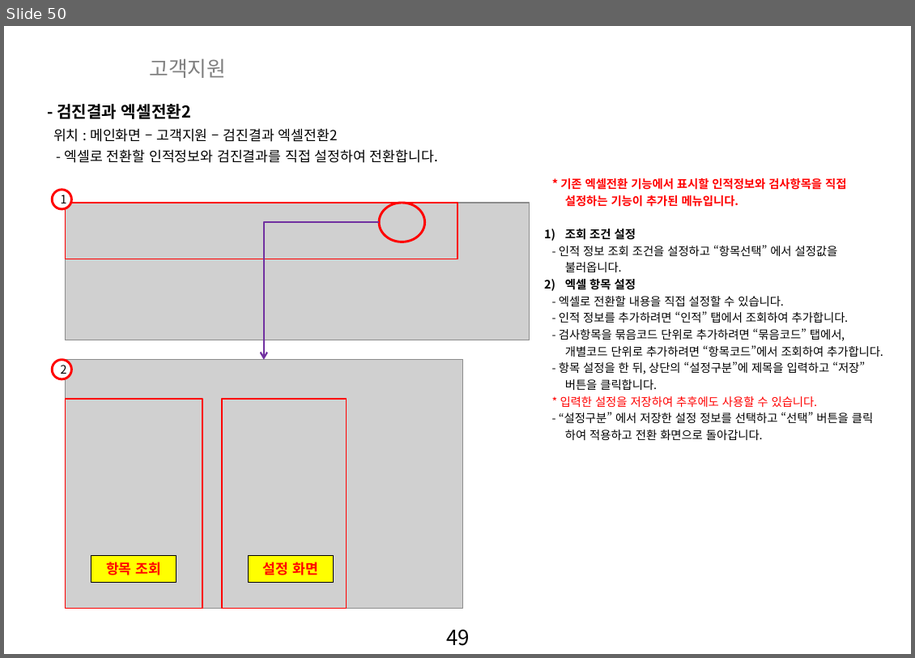
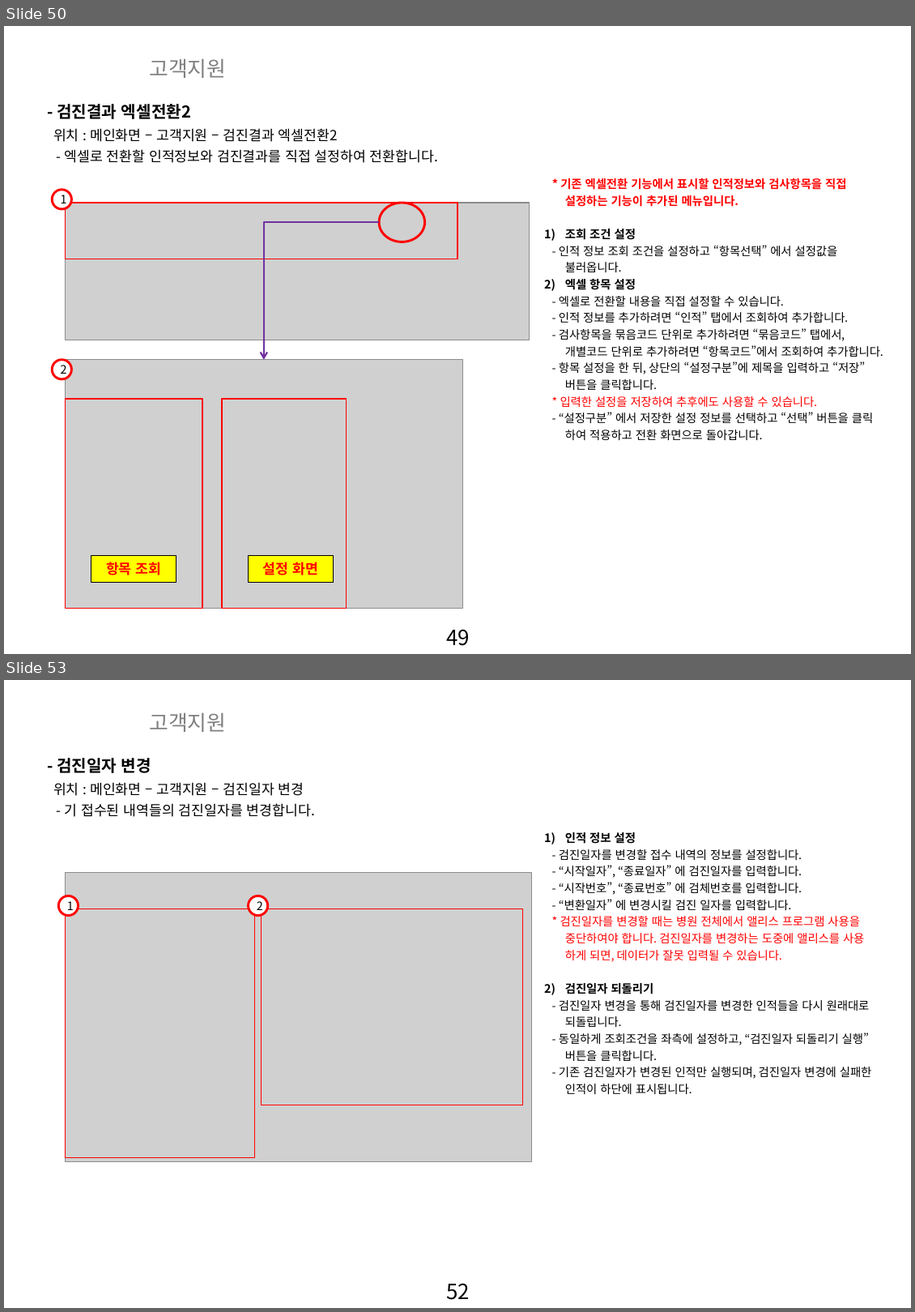
Before and after one commit to zooxop/ailiss_manual, a slide deck: manual/앨리스_매뉴얼_작업중.pptx. Shown one above the other, each under a label of ours: slide 50 before the commit, slides 50 and 53 after it; the slides between them are not shown. The pictures are 915x658 and 915x1312 pixels, drawn with LibreOffice and Linux fonts; fonts in the diff are those of the drawing; grey boxes stand for pictures; background and template pictures are left out. Boxes give left, top, right and bottom in pixels: in the first picture for what was removed or moved away, otherwise in the second. Text is boxed around its words. In the diff, an @@ line names an element or a change of style, - is before the commit and + after.

Commit message:
SMS랑 원격만 하면 고객지원 끝

```diff
--- a/manual/앨리스_매뉴얼_작업중.pptx
+++ b/manual/앨리스_매뉴얼_작업중.pptx
@@ slide 53 added at (4,680,911,1308), background picture (left out); not listed: 1 template element that a slide beside it also shows @@
@@ text added at (149,712,226,732), 18 pt, text #808080 @@
+고객지원
@@ text added at (57,758,151,773), 14 pt, text #000000, bold @@
+- 검진일자 변경
@@ text added at (53,782,305,796), 12 pt, text #000000 @@
+위치 : 메인화면 – 고객지원 – 검진일자 변경
@@ text added at (65,803,315,817), 12 pt, text #000000 @@
+- 기 접수된 내역들의 검진일자를 변경합니다.
@@ text added at (559,832,872,1094), 10 pt, text #000000 @@
+1) 인적 정보 설정
+- 검진일자를 변경할 접수 내역의 정보를 설정합니다.
+- “시작일자”, “종료일자” 에 검진일자를 입력합니다.
+- “시작번호”, “종료번호” 에 검체번호를 입력합니다.
+- “변환일자” 에 변경시킬 검진 일자를 입력합니다.
+* 검진일자를 변경할 때는 병원 전체에서 앨리스 프로그램 사용을
+중단하여야 합니다. 검진일자를 변경하는 도중에 앨리스를 사용
+하게 되면, 데이터가 잘못 입력될 수 있습니다.
+2) 검진일자 되돌리기
+- 검진일자 변경을 통해 검진일자를 변경한 인적들을 다시 원래대로 되돌립니다.
+- 동일하게 조회조건을 좌측에 설정하고, “검진일자 되돌리기 실행”
+버튼을 클릭합니다.
+- 기존 검진일자가 변경된 인적만 실행되며, 검진일자 변경에 실패한 인적이 하단에 표시됩니다.
@@ picture added at (65,873,532,1163) @@
@@ ellipse added at (58,896,78,916), fill #FFFFFF, outline #FF0000 2 pt, 10 pt, text #000000 @@
+1
@@ ellipse added at (249,896,268,916), fill #FFFFFF, outline #FF0000 2 pt, 10 pt, text #000000 @@
+2
@@ rectangle added at (65,908,255,1157), outline #FF0000 1 pt @@
@@ rectangle added at (261,908,523,1104), outline #FF0000 1 pt @@
```
Also in this commit, not shown: 1 slide changed, 3 other slides added.
